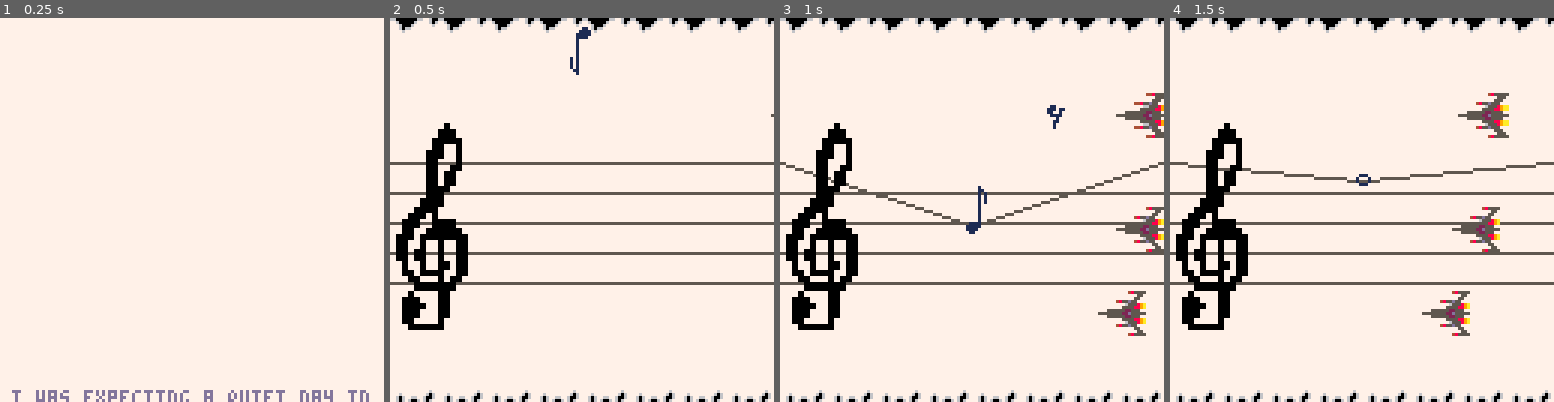
Above: before the commit, frames 1-4 (left to right).
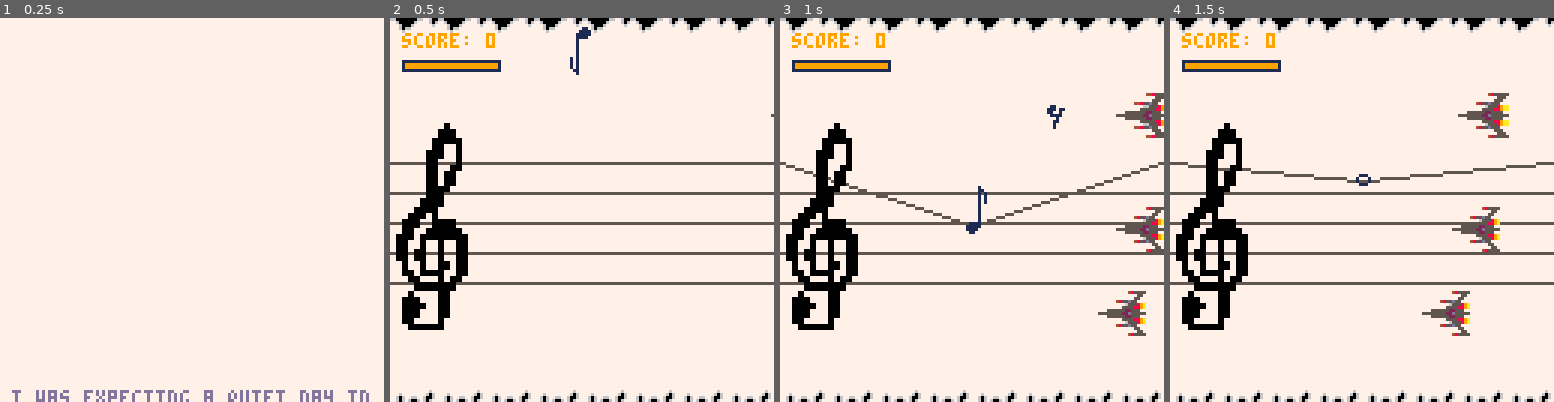
Above: after the commit, the same moments.

Repository: hypp/ld41
Game: PICO-8 cartridge carts/ld41.p8
Two runs of this game, one before a commit and one after it. Both use one fixed random seed, a clock stepped at 60 frames per second and the inputs below.
Inputs:
- Up to frame 1 (0.25 s): no input
- Up to frame 2 (0.5 s): tap X (X key) at 0.33 s
- Up to frame 3 (1 s): tap O (Z key) at 0.7 s
- Up to frame 4 (1.5 s): tap X (X key) at 1.07 s

Frame 1 is identical in both runs. In frame 2, 1.2% of the frame differs, in the area x 3-29%, y 3-15%; in frame 3, 1.2%; in frame 4, 1.2%.

Commit message:
muck about with energy

Diff:
--- a/carts/ld41.p8
+++ b/carts/ld41.p8
@@ -62,7 +62,6 @@
 function title_update()
  -- if users presses button_x, start game
  if btnp(5) then
-  mode = 1
   game_init()
  end
  scroll.y += scroll.vel_y
@@ -99,6 +98,9 @@
 function game_init()
  -- stop music
  music(-1)
+
+ -- max energy for player
+ max_energy = 100.0
 
  -- player
  init_player()
@@ -145,6 +147,8 @@
  -- go music
  music(0)
 
+ -- start rendering
+ mode = 1
 end
 
 function init_player()
@@ -162,8 +166,11 @@
  player.anchor_y = 13
  player.radi = 3
  player.flip = false
- player.energy = 100
+ player.energy = max_energy
+ player.energy_color = 9
  player.dead = false
+ player.score = 0
+ player.score_color = 9
 end
 
 function spawn_enemy()
@@ -207,12 +214,41 @@
  spawn_explosion(player.x,player.y)
 end
 
+function player_add_score(score)
+ local old_score = player.score
+ player.score += score
+ if player.score < 0 then
+  player.score = 0
+ end
+ if player.score > old_score then
+  -- todo flash the colors instead
+  player.score_color = 13
+ end
+end
+
+function player_add_energy(energy)
+ local old_energy = player.energy
+ player.energy += energy
+ if player.energy < 0 then
+  player.energy = 0
+ elseif player.energy > max_energy then
+  player.energy = max_energy
+ end
+ if old_energy > player.energy then
+  player.energy_color = 8
+ end
+end
 
 function game_update()
  -- handle all inputs
  -- calculate all forces
  -- update all positions
  -- check if we are on a new line
+
+ -- reset the color
+ player.score_color = 9
+ player.energy_color = 9
+
  local force_y = 0
  force_y += gravity
 
@@ -230,19 +266,21 @@
 
   -- btn 2 jump
   if btnp(2) then
-    if not player.jumping then
+   if not player.jumping then
     player.jumping = true
+    player_add_score(5-player.note_length)
     if player.line > 0 then
       lines[player.line].has_player = false
       player.line = 0
     end
     force_y += -2.1*(4-player.note_length+1)
-    end
+   end
   end
 
   -- btn 3 release
   if btn(3) then
     if player.line > 0 then
+     player_add_score(5-player.note_length)
      lines[player.line].has_player = false
      player.line = 0
     end
@@ -252,6 +290,7 @@
   if btn(4) then
    if not fire then
     fire = true
+    player_add_score(-(5-player.note_length))
     bullet = {}
     bullet.x = player.x
     bullet.y = player.y
@@ -397,6 +436,7 @@
     -- collision
     enemy.energy -= bullet.damage
     if enemy.energy <= 0 then
+     player_add_score(10)
      spawn_explosion(enemy.x,enemy.y)
      del(enemies, enemy)
     end
@@ -415,7 +455,7 @@
     radi = player.radi+enemy.radi
     if distance_squared < radi*radi then
     -- collision
-    player.energy -= enemy.damage
+    player_add_energy(-enemy.damage)
     if player.energy <= 0 then
       -- player died
       player_died()
@@ -483,7 +523,13 @@
   spr(player.note_length,player.x-player.anchor_x,player.y-player.anchor_y,1,2,player.flip,player.flip)
   --circ(player.x,player.y,player.radi,9)
  end
-
+ -- draw score and energy
+ print("score: " .. player.score, 4, 5, player.score_color)
+ local energy = (player.energy / max_energy) * 32
+ rectfill(4,14,4+energy,14+3,player.energy_color)
+ rect(4,14,4+32,14+3,1)
+
+ -- draw explosions
  colors = {8, 9, 10, 15, 14, 13}
  for explosion in all(explosions) do
   for particle in all(explosion.particles) do
